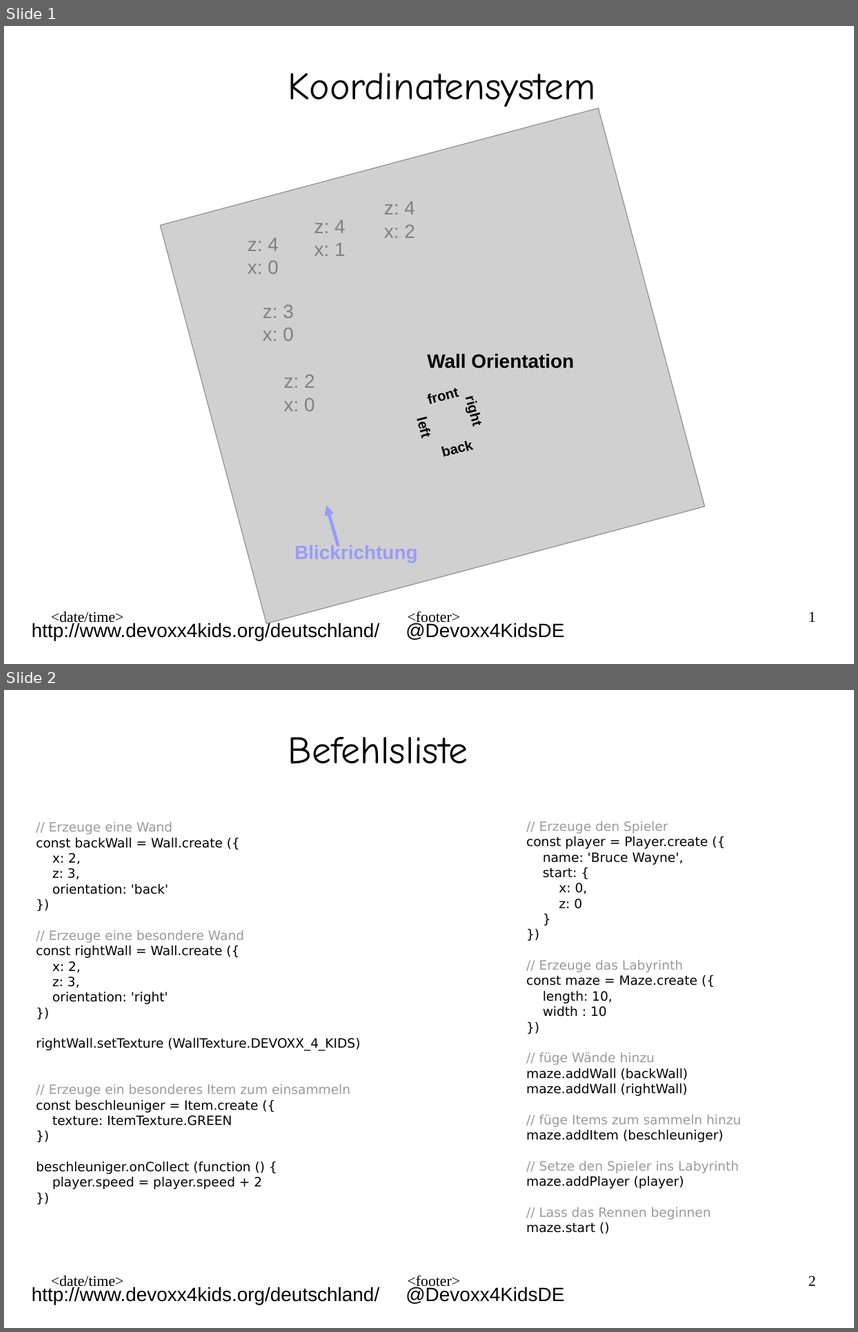
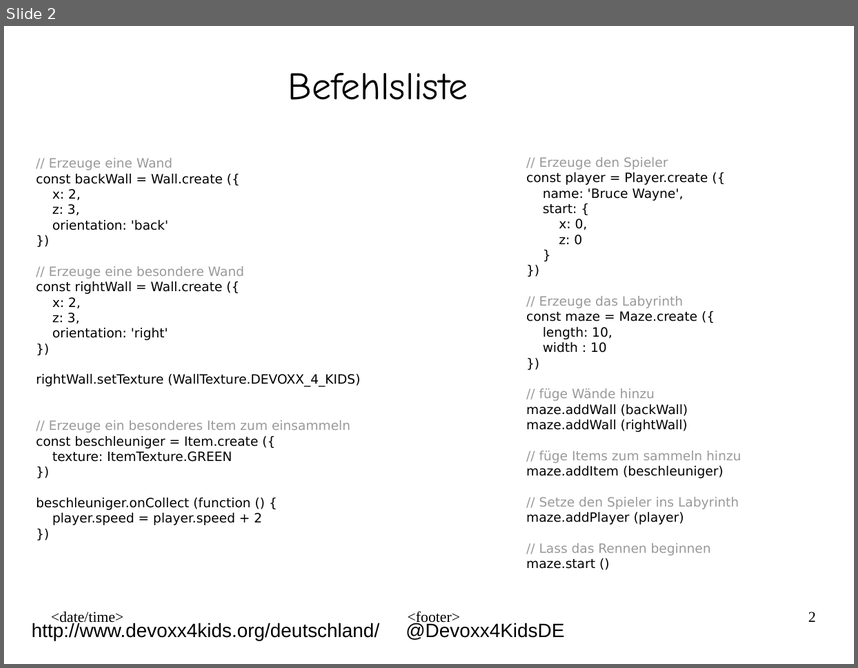
Before and after one commit to Devoxx4KidsDE/workshop-maze-vr, a slide deck: presentation/workshop-maze-vr_handout_ger.odp. Shown one above the other, each under a label of ours: slides 1 and 2 before the commit, slide 2 after it. The pictures are 858x1332 and 858x668 pixels, drawn with LibreOffice and Linux fonts; fonts in the diff are those of the drawing; grey boxes stand for pictures; background and template pictures are left out. Boxes give left, top, right and bottom in pixels: in the first picture for what was removed or moved away, otherwise in the second. Text is boxed around its words. In the diff, an @@ line names an element or a change of style, - is before the commit and + after.

```diff
--- a/presentation/workshop-maze-vr_handout_ger.odp
+++ b/presentation/workshop-maze-vr_handout_ger.odp
@@ slide 1 removed at bbox=[4, 26, 854, 664], background #FFFFFF; not listed: 5 template elements that a slide beside it also shows @@
@@ title removed at bbox=[288, 72, 595, 111] @@
-Koordinatensystem
@@ picture removed at bbox=[160, 108, 704, 623] @@
@@ text removed at bbox=[384, 201, 415, 238] @@
-z: 4
-x: 2
@@ text removed at bbox=[314, 220, 346, 256] @@
-z: 4
-x: 1
@@ text removed at bbox=[248, 238, 279, 274] @@
-z: 4
-x: 0
@@ text removed at bbox=[263, 305, 294, 341] @@
-z: 3
-x: 0
@@ text removed at bbox=[427, 353, 574, 368] @@
-Wall Orientation
@@ text removed at bbox=[284, 374, 315, 411] @@
-z: 2
-x: 0
@@ text removed at bbox=[429, 388, 459, 404] @@
-front
@@ text removed at bbox=[462, 400, 484, 426] @@
-right
@@ text removed at bbox=[414, 420, 434, 438] @@
-left
@@ text removed at bbox=[443, 441, 473, 457] @@
-back
@@ arrow removed from (339, 546) to (326, 505) @@
@@ text removed at bbox=[294, 544, 417, 563] @@
-Blickrichtung
```
Also in this commit, not shown: 1 slide added, 2 other files.
